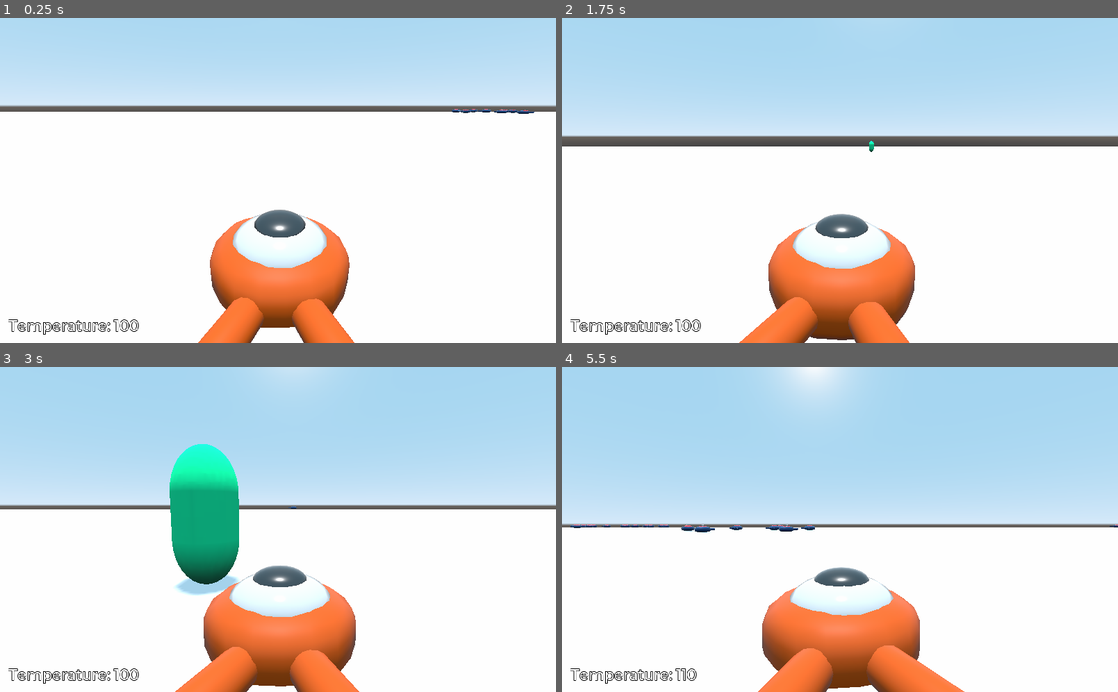
Above: before the commit, frames 1-4 (two rows, left to right).
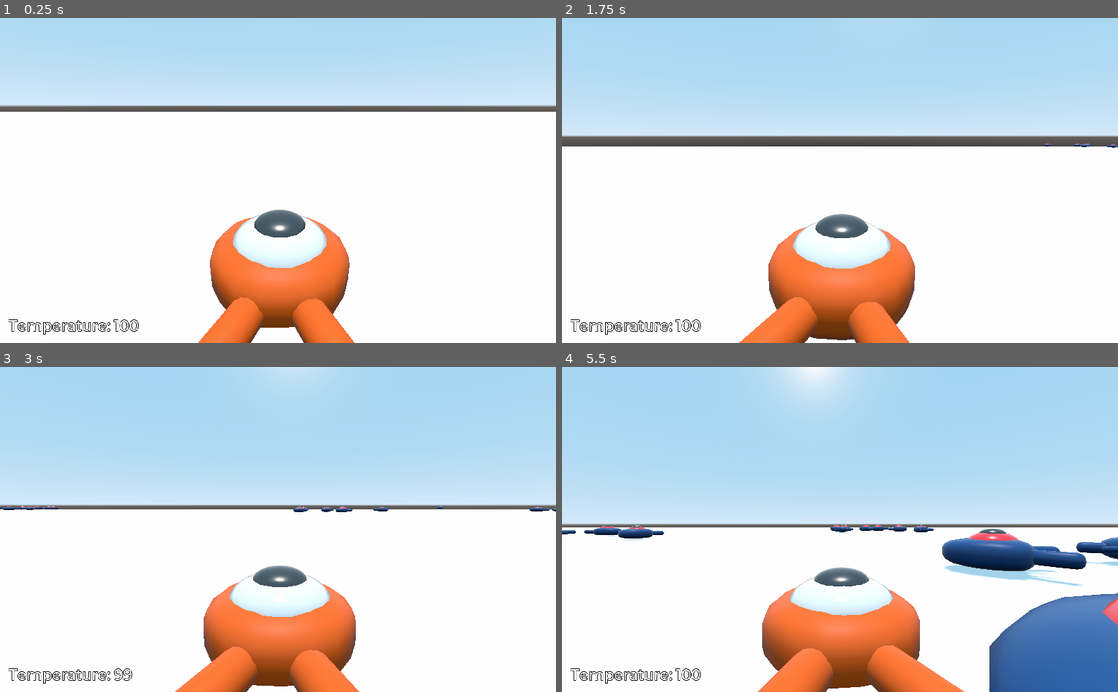
Above: after the commit, the same moments.

Repository: PancakeB0Y/penguin_run
Game: Godot game, scene res://Main.tscn
Same seed, same stepped clock (60 frames per second), same inputs: the game is played once before the commit and once after it.
Inputs (mouse positions are in pixels of both pictures, inside the frame that each line leads up to):
- Up to frame 1 (0.25 s): no input
- Up to frame 2 (1.75 s): tap Enter (ui_accept) at 0.5 s; move the mouse to (867, 180) at 0.52 s; hold E (interact) 0.53-1.28 s; hold W (move_forward) from 0.53 s (still down); tap Space (jump) at 0.77, 1.52 s; move the mouse to (812, 180) at 1.27 s; tap E (interact) at 1.35 s
- Up to frame 3 (3 s): keep holding W (move_forward); move the mouse to (289, 523) at 2.02 s; hold E (interact) 2.03-2.78 s; move the mouse to (272, 536) at 2.77 s; tap E (interact) at 2.85 s
- Up to frame 4 (5.5 s): keep holding W (move_forward); tap Space (jump) at 3.02, 3.77, 4.52 s; move the mouse to (878, 532) at 3.52 s; hold E (interact) 3.53-4.28 s; move the mouse to (795, 526) at 4.27 s; tap E (interact) at 4.35 s; move the mouse to (845, 529) at 5.02 s; hold E (interact) from 5.03 s (still down)

The runs differ from the first frame. In frame 1, 0.1% of the frame differs, in the area x 39-97%, y 27-96%; in frame 2, less than 0.1%; in frame 3, 5.3%; in frame 4, 10%, in the area x 0-100%, y 48-100%.

Commit message:
fixed spawning

Diff:
--- a/Main.gd
+++ b/Main.gd
@@ -8,11 +8,11 @@
 	for i in 100:
 		var n1 = randf()
 		var n2 = randf()
-		var max_distance = 500
+		var max_distance = 550
 		var angle = n1*2*PI
-		var radius = pow(n2, 1.0/3.0)*max_distance
+		var radius = (pow(n2, 1.0/4.0)-0.1)*max_distance
 		var x = cos(angle)*radius
-		var z = sin(angle)*radius
+		var z = sin(angle)*radius*0.5
 		var location = Vector3(x, 0, z)
 
 		var loops = rand_range(5, 10)
@@ -24,7 +24,6 @@
 			location.z += randz
 			add_child(penguin)
 			penguin.intitialize(location)
-
 
 
 
--- a/Main.tscn
+++ b/Main.tscn
@@ -40,11 +40,12 @@
 
 [node name="Player" parent="." instance=ExtResource( 1 )]
 pause_mode = 1
+transform = Transform( 1, 0, 0, 0, 1, 0, 0, 0, 1, 0, 0, 400 )
 collision_layer = 2
 collision_mask = 3
 
 [node name="EndGoal" parent="." instance=ExtResource( 3 )]
-transform = Transform( 1, 0, 0, 0, 1, 0, 0, 0, 1, 0, 0, -124 )
+transform = Transform( 1, 0, 0, 0, 1, 0, 0, 0, 1, 0, 0, -400 )
 collision_layer = 4
 collision_mask = 3
 
--- a/Temperature.gd
+++ b/Temperature.gd
@@ -1,13 +1,14 @@
 extends Label
 
 export var temp = 100.5
-export var world_origin = Vector3.ZERO
+export var starting_z = 400
 export var distance = 0
 export var PlayerPos = Vector3.ZERO
 
 func _physics_process(_delta):
 	PlayerPos = get_node("/root/Main/Player").transform.origin
-	distance = sqrt(pow(PlayerPos.x - world_origin[0], 2) + pow(PlayerPos.z - world_origin[2], 2))
+	#distance = sqrt(pow(PlayerPos.x - world_origin[0], 2) + pow(PlayerPos.z - world_origin[2], 2))
 
-	temp -= 0.00001 * distance
+	temp -= 0.0001 * abs(PlayerPos.z - starting_z)
+	temp = clamp(temp, 0, 100.9)
 	text = "Temperature: %s" % floor(temp)
